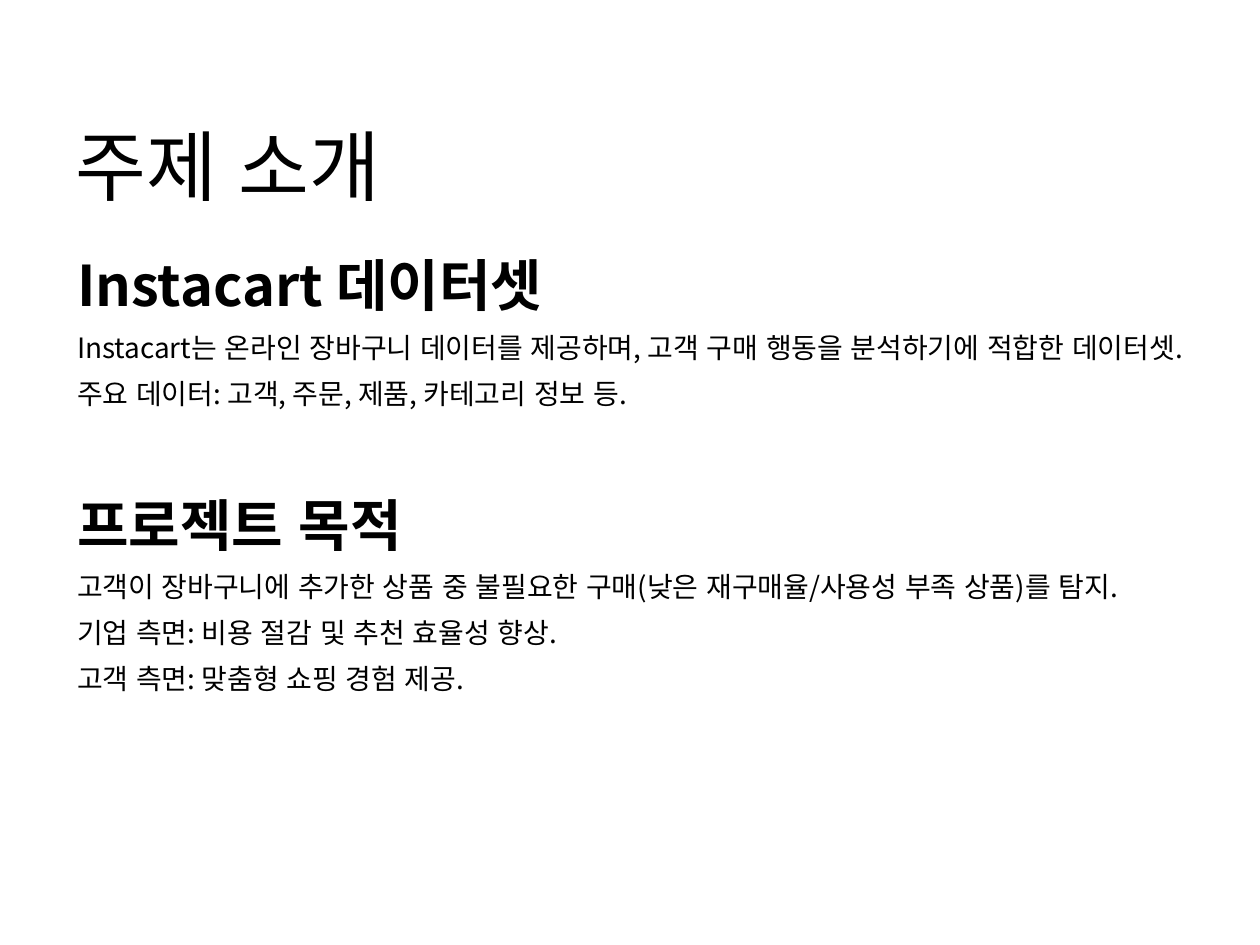
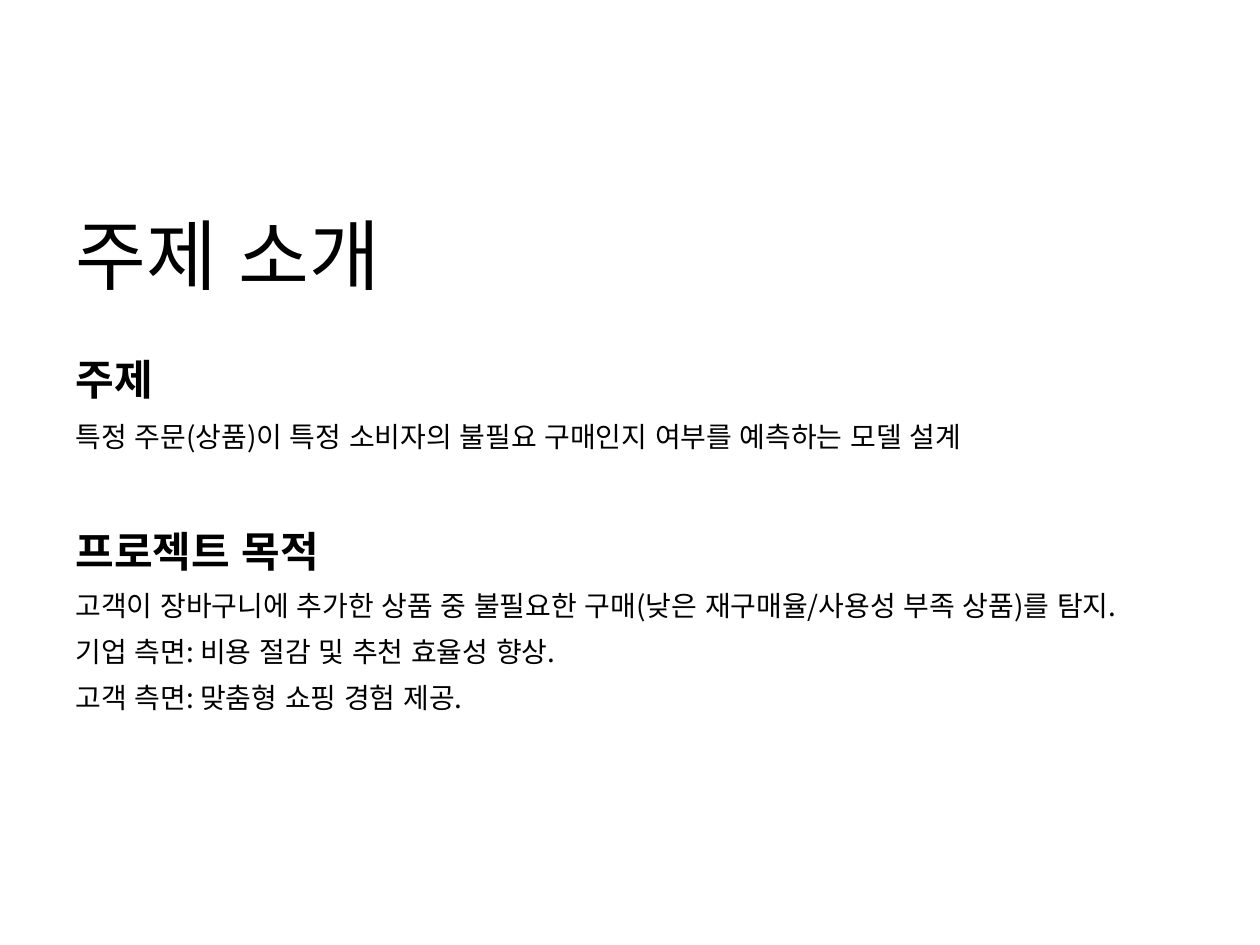
Before and after one commit to WasVelinn/1stPerSonalProjecT, a slide deck: slide 5 of 프레젠테이션1.pptx (slide 4 before the commit). Drawn at 1260x945 pixels with LibreOffice and Linux fonts; fonts in the diff are those of the drawing. Boxes give left, top, right and bottom in pixels: in the first picture for what was removed or moved away, otherwise in the second. Text is boxed around its words. In the diff, an @@ line names an element or a change of style, - is before the commit and + after.

```diff
--- a/프레젠테이션1.pptx
+++ b/프레젠테이션1.pptx
@@ title "주제 소개": place and size @@
-title "주제 소개" at [76, 131, 381, 201]
+title "주제 소개" at [76, 220, 381, 290]
@@ text "주제": place and size @@
-text "주제" at [77, 259, 1183, 692]
+text "주제" at [76, 359, 1116, 711]
@@ text at [76, 359, 961, 453]: text changed @@
-Instacart 데이터셋
-Instacart는 온라인 장바구니 데이터를 제공하며, 고객 구매 행동을 분석하기에 적합한 데이터셋.
-주요 데이터: 고객, 주문, 제품, 카테고리 정보 등.
+주제
+특정 주문(상품)이 특정 소비자의 불필요 구매인지 여부를 예측하는 모델 설계
@@ text at [76, 531, 319, 571]: size 32 to 24 pt in "프로젝트 목적"; less space between paragraphs @@
```
Also in this commit, not shown: 16 other slides changed, 10 slides added, 1 slide removed, 3 other files.
